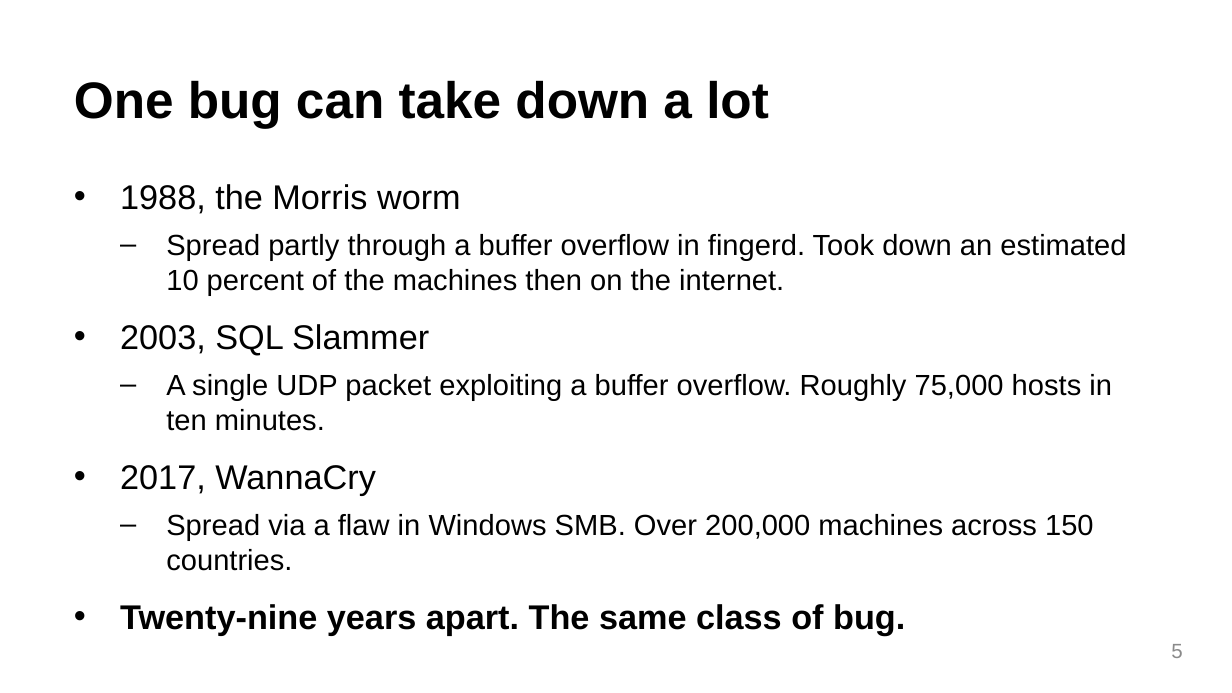
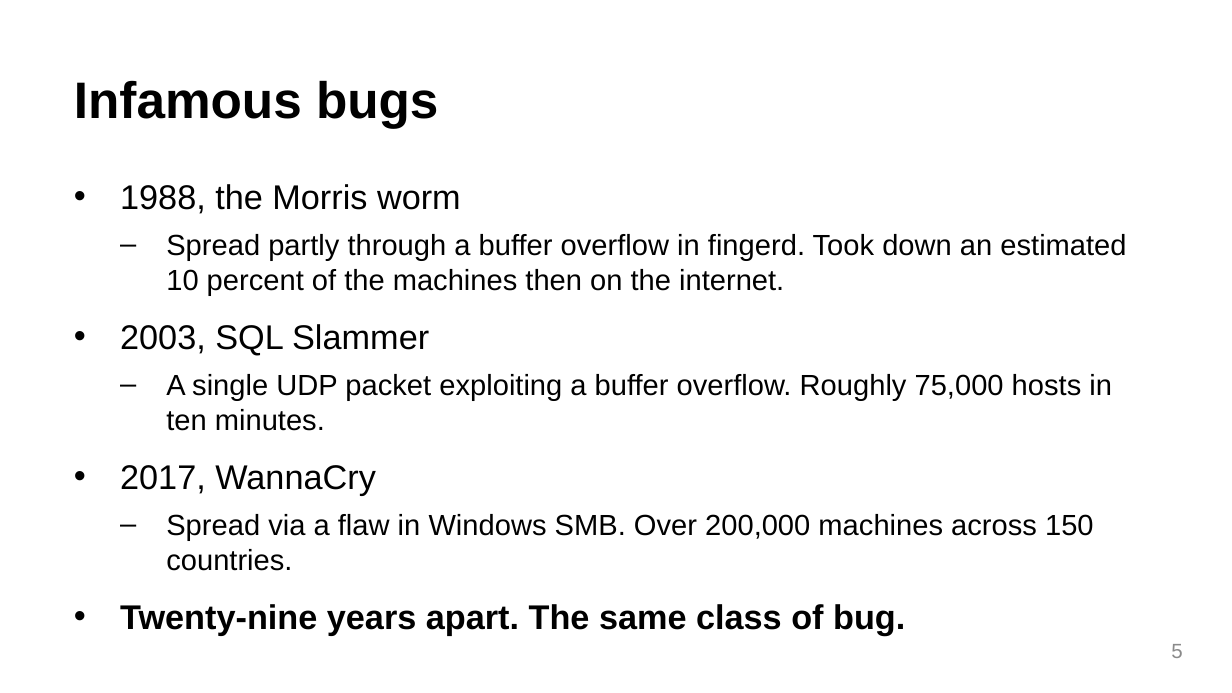
Before and after one commit to Sizvy/CS165_F26_labs, a slide deck: slide 5 of edc_slides/01_cs165-intro.pptx. Drawn at 1232x693 pixels with LibreOffice and Linux fonts; fonts in the diff are those of the drawing. Boxes give left, top, right and bottom in pixels: in the first picture for what was removed or moved away, otherwise in the second. Text is boxed around its words. In the diff, an @@ line names an element or a change of style, - is before the commit and + after.

```diff
--- a/edc_slides/01_cs165-intro.pptx
+++ b/edc_slides/01_cs165-intro.pptx
@@ title at (74,80,438,128): text changed @@
-One bug can take down a lot
+Infamous bugs
```
Also in this commit, not shown: 6 other slides changed, 2 other files.
